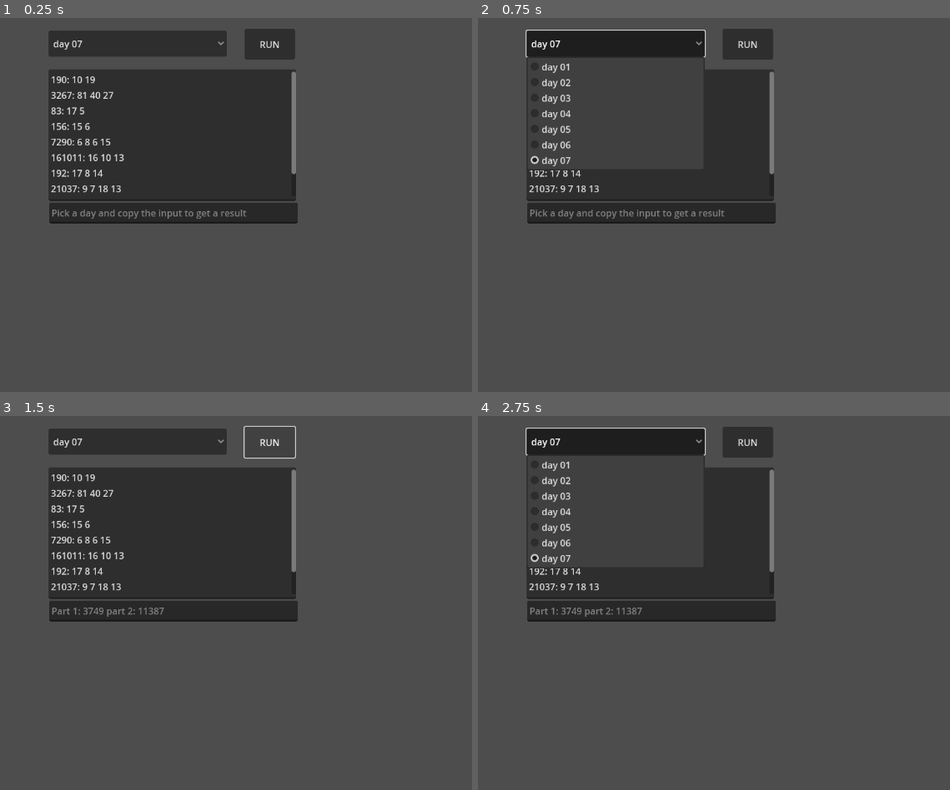
Above: before the commit, frames 1-4 (two rows, left to right).
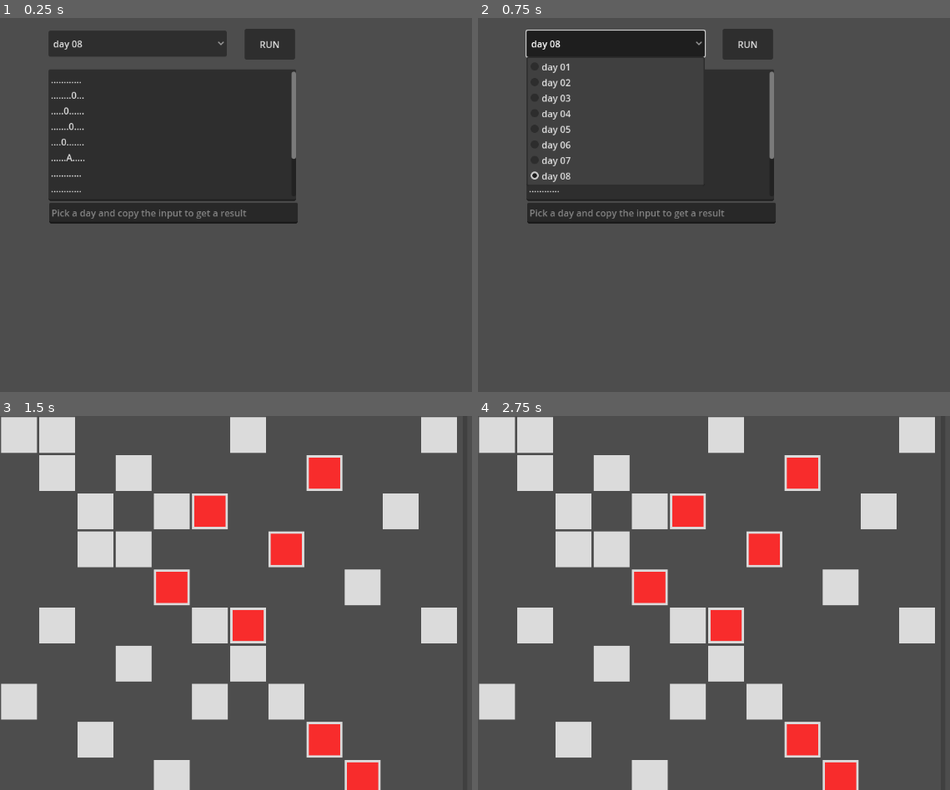
Above: after the commit, the same moments.

Repository: jacopofar/advent2024-godot
Game: Godot game, scene res://day_selector.tscn
Same seed, same stepped clock (60 frames per second), same inputs: the game is played once before the commit and once after it.
Inputs:
- Up to frame 1 (0.25 s): no input
- Up to frame 2 (0.75 s): click "day 07" (after the commit: "day 08") at 0.5 s
- Up to frame 3 (1.5 s): click "RUN" at 1.25 s
- Up to frame 4 (2.75 s): click "day 07" (after the commit: "day 08") at 2 s

The runs differ from the first frame. In frame 1, 0.9% of the frame differs, in the area x 10-63%, y 6-47%; in frame 2, 0.4%; in frame 3, 38%, in the area x 0-97%, y 0-100%; in frame 4, 33%.

Commit message:
Add day 8

Diff:
--- /dev/null
+++ b/day08.tscn
@@ -0,0 +1,11 @@
+[gd_scene load_steps=2 format=3 uid="uid://bkqyike5wy0jw"]
+
+[ext_resource type="Script" uid="uid://bvemgkkwulvlc" path="res://day_08.gd" id="1_jqtvx"]
+
+[node name="Day08" type="Node2D"]
+script = ExtResource("1_jqtvx")
+
+[node name="Window" type="Window" parent="."]
+size = Vector2i(800, 800)
+
+[connection signal="close_requested" from="Window" to="." method="_on_window_close_requested"]
--- /dev/null
+++ b/day_08.gd
@@ -0,0 +1,81 @@
+extends Node2D
+
+func get_antinodes(antennas: Array, limits: Rect2i, accept_multiples: bool = false) -> Dictionary[Vector2i, int]:
+	var ret: Dictionary[Vector2i, int] = {}
+	var multiplicators = [1]
+	if accept_multiples:
+		multiplicators = range(max(limits.size.x, limits.size.y))
+	for ai in range(len(antennas)):
+		for bi in range(ai + 1, len(antennas)):
+			var a: Vector2i = antennas[ai]
+			var b: Vector2i = antennas[bi]
+			for mul in multiplicators:
+				var candidate_antinode = b + (b - a) * mul
+				if limits.has_point(candidate_antinode):
+					ret[candidate_antinode] = 1
+				candidate_antinode = a + (a - b) * mul
+				if limits.has_point(candidate_antinode):
+					ret[candidate_antinode] = 1
+	return ret
+
+func solve(input: String) -> void:
+	var rows = input.split("\n", false)
+	var limits = Rect2i(0, 0, len(rows[0]), len(rows))
+	var antennas_by_type: Dictionary[String, Array] = {}
+	var all_antennas: Dictionary[Vector2i, int] = {}
+	for ri in range(len(rows)):
+		for ci in range(len(rows[0])):
+			if rows[ri][ci] == '.':
+				continue
+			all_antennas[Vector2i(ri, ci)] = 1
+			if antennas_by_type.has(rows[ri][ci]):
+				antennas_by_type[rows[ri][ci]].append(Vector2i(ri, ci))
+			else:
+				antennas_by_type[rows[ri][ci]] = [Vector2i(ri, ci)]
+
+	var valid_antinodes: Dictionary[Vector2i, int] = {}
+	for antenna_type in antennas_by_type.keys():
+		var these_antennas: Array = antennas_by_type[antenna_type]
+		for antinode in get_antinodes(these_antennas, limits).keys():
+			#if all_antennas.has(antinode):
+				#continue
+			valid_antinodes[antinode] = 1
+	var tot1 = valid_antinodes.size()
+	# part 2, the same but with multiples
+	valid_antinodes = {}
+	for antenna_type in antennas_by_type.keys():
+		var these_antennas: Array = antennas_by_type[antenna_type]
+		for antinode in get_antinodes(these_antennas, limits, true).keys():
+			#if all_antennas.has(antinode):
+				#continue
+			valid_antinodes[antinode] = 1
+	var tot2 = valid_antinodes.size()
+
+	# draw this!
+	var scaling = min($Window.size.x / limits.size.x , $Window.size.y / limits.size.y)
+	var padding = Vector2i(2, 2)
+	# draw the antinodes
+	for ano_orig in valid_antinodes.keys():
+		var ano = Vector2i(ano_orig.y, ano_orig.x)
+		var obs_r = ColorRect.new()
+		obs_r.color = Color(1.0, 1.0, 1.0, 0.8)
+		obs_r.position = ano * scaling + padding
+		obs_r.size = Vector2i(scaling, scaling) - padding * 2
+		$Window.add_child(obs_r)
+	# draw the antennas
+	for antenna_type in antennas_by_type.keys():
+		for ant_orig in antennas_by_type[antenna_type]:
+			var ant = Vector2i(ant_orig.y, ant_orig.x)
+			var ant_r = ColorRect.new()
+			ant_r.color = Color(1.0, 0.0, 0.0, 0.8)
+			# more padding to not hide antinodes
+			ant_r.position = ant * scaling + padding * 3
+			ant_r.size = Vector2i(scaling, scaling) - padding * 6
+			$Window.add_child(ant_r)
+
+
+	get_parent().set_solution("Part 1: {0} part 2: {1}".format([tot1, tot2]))
+
+
+func _on_window_close_requested() -> void:
+	$Window.hide()
--- a/day_selector.tscn
+++ b/day_selector.tscn
@@ -10,16 +10,18 @@
 offset_top = 89.0
 offset_right = 512.0
 offset_bottom = 317.0
-text = "190: 10 19
-3267: 81 40 27
-83: 17 5
-156: 15 6
-7290: 6 8 6 15
-161011: 16 10 13
-192: 17 8 14
-21037: 9 7 18 13
-292: 11 6 16 20
-"
+text = "............
+........0...
+.....0......
+.......0....
+....0.......
+......A.....
+............
+............
+........A...
+.........A..
+............
+............"
 placeholder_text = "got a problem?"
 
 [node name="DaySelector" type="OptionButton" parent="."]
@@ -27,8 +29,8 @@
 offset_top = 22.0
 offset_right = 392.0
 offset_bottom = 67.0
-selected = 6
-item_count = 7
+selected = 7
+item_count = 8
 popup/item_0/text = "day 01"
 popup/item_0/id = 0
 popup/item_1/text = "day 02"
@@ -43,6 +45,8 @@
 popup/item_5/id = 5
 popup/item_6/text = "day 07"
 popup/item_6/id = 6
+popup/item_7/text = "day 08"
+popup/item_7/id = 7
 
 [node name="Button" type="Button" parent="."]
 anchors_preset = 8
Not shown, added: day_08.gd.uid
Not shown, changed: README.md
